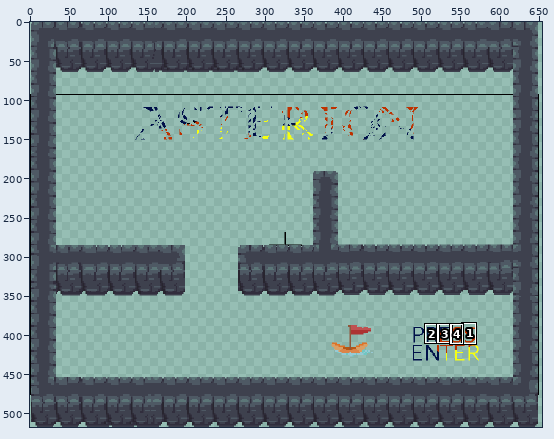
Pixel-art file -- assets/Asterion.aseprite. The first picture is a wide view before the edit; the outline marks the close-up.
Close-up. As it was:
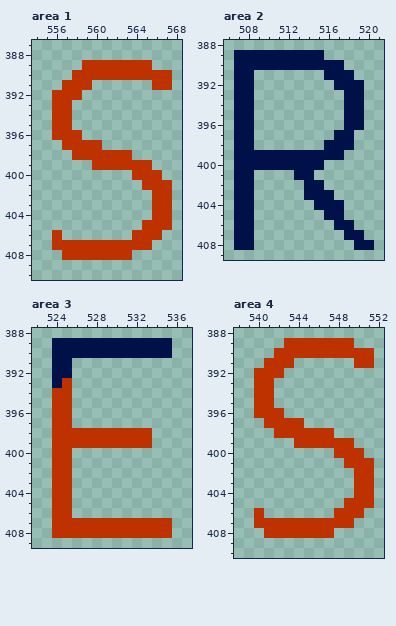
650x517 pixels, 1 frame. Shown: area 1: x 554..568, y 387..410; area 2: x 506..521, y 388..409; area 3: x 522..537, y 388..409; area 4: x 538..552, y 388..410. The old version is drawn lined up with the new one, on the new canvas. The wide view leaves out empty margins. The commit also changed other parts of the picture, which this record leaves out.
And afterwards:
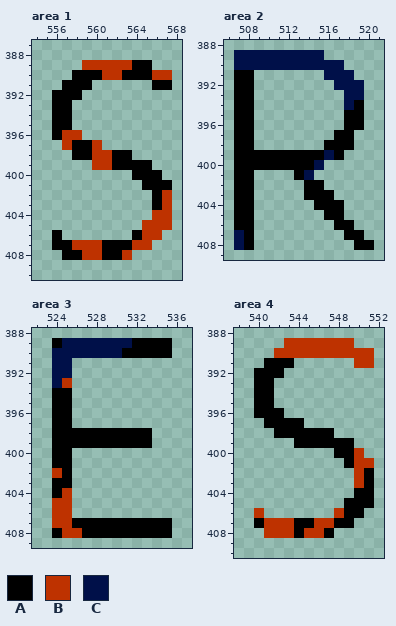
Palette (. is transparent): A #000000  B #be3200  C #001049
The edit:
canvas 650x517 -> 750x517
--- area 1
@@ x 554..568 @@
 388 ...............
-389 .....BBBBBBB...
-390 ....BBBBBBBBBB.
-391 ...BBB......BB.
-392 ..BBB..........
-393 ..BB...........
-394 ..BB...........
-395 ..BB...........
-396 ..BBB..........
-397 ...BBBB........
-398 ....BBBBBB.....
-399 ......BBBBBB...
-400 ..........BBB..
-401 ...........BBB.
-402 ............BB.
-403 ............BB.
+389 .....BBBBBAA...
+390 ....AAABBAAABB.
+391 ...AAA......AA.
+392 ..AAA..........
+393 ..AA...........
+394 ..AA...........
+395 ..AA...........
+396 ..ABB..........
+397 ...BAAB........
+398 ....AABBAA.....
+399 ......BBAAAA...
+400 ..........AAA..
+401 ...........AAA.
+402 ............AB.
+403 ............AB.
 404 ............BB.
 405 ...........BBB.
-406 ..B.......BBB..
-407 ..BBBBBBBBBB...
-408 ...BBBBBBB.....
+406 ..A.......ABB..
+407 ..AABBBAAABB...
+408 ...AABBAAB.....
 409 ...............
--- area 2
@@ x 506..521 @@
 390 .CCCCCCCCCCC....
-391 .CC.......CCC...
-392 .CC........CCC..
-393 .CC.........CC..
-394 .CC.........CC..
-395 .CC.........CC..
-396 .CC.........CC..
-397 .CC........CC...
-398 .CC.......CCC...
-399 .CCCCCCCCCCC....
-400 .CCCCCCCCC......
-401 .CC....CC.......
-402 .CC.....CC......
-403 .CC.....CCC.....
-404 .CC......CCC....
-405 .CC.......CC....
-406 .CC........CC...
-407 .CC.........CC..
-408 .CC..........CC.
+391 .AA.......CCC...
+392 .AA........CCC..
+393 .AA.........CC..
+394 .AA.........CA..
+395 .AA.........AA..
+396 .AA.........AA..
+397 .AA........AA...
+398 .AA.......AAA...
+399 .AAAAAAAAACA....
+400 .AAAAAAAAC......
+401 .AA....AC.......
+402 .AA.....AA......
+403 .AA.....AAA.....
+404 .AA......AAA....
+405 .AA.......AA....
+406 .AA........AA...
+407 .CA.........AA..
+408 .CA..........AA.
 409 ................
--- area 3
@@ x 522..537 @@
 388 ................
-389 ..CCCCCCCCCCCC..
-390 ..CCCCCCCCCCCC..
+389 ..ACCCCCCCAAAA..
+390 ..CCCCCCCAAAAA..
 391 ..CC............
@@ x 522..537 @@
 393 ..CB............
-394 ..BB............
-395 ..BB............
-396 ..BB............
-397 ..BB............
-398 ..BBBBBBBBBB....
-399 ..BBBBBBBBBB....
-400 ..BB............
-401 ..BB............
-402 ..BB............
-403 ..BB............
-404 ..BB............
+394 ..AA............
+395 ..AA............
+396 ..AA............
+397 ..AA............
+398 ..AAAAAAAAAA....
+399 ..AAAAAAAAAA....
+400 ..AA............
+401 ..AA............
+402 ..BA............
+403 ..AA............
+404 ..AB............
 405 ..BB............
 406 ..BB............
-407 ..BBBBBBBBBBBB..
-408 ..BBBBBBBBBBBB..
+407 ..BBAAAAAAAAAA..
+408 ..ABBAAAAAAAAA..
 409 ................
--- area 4
@@ x 538..552 @@
 390 ....BBBBBBBBBB.
-391 ...BBB......BB.
-392 ..BBB..........
-393 ..BB...........
-394 ..BB...........
-395 ..BB...........
-396 ..BBB..........
-397 ...BBBB........
-398 ....BBBBBB.....
-399 ......BBBBBB...
-400 ..........BBB..
-401 ...........BBB.
-402 ............BB.
-403 ............BB.
-404 ............BB.
-405 ...........BBB.
-406 ..B.......BBB..
-407 ..BBBBBBBBBB...
-408 ...BBBBBBB.....
+391 ...AAA......BB.
+392 ..AAA..........
+393 ..AA...........
+394 ..AA...........
+395 ..AA...........
+396 ..AAA..........
+397 ...AAAA........
+398 ....AAAAAA.....
+399 ......AAAAAA...
+400 ..........AAB..
+401 ...........ABB.
+402 ............BA.
+403 ............BA.
+404 ............AA.
+405 ...........AAA.
+406 ..B.......BAA..
+407 ..ABBBAABBAA...
+408 ...BBBABBA.....
 409 ...............
Where, in picture pixels (left, top, right, bottom), the same in both close-ups:
changed: (52, 60, 172, 260)
changed: (234, 70, 374, 250)
changed: (52, 338, 62, 348)
changed: (122, 338, 172, 358)
changed: (52, 388, 172, 538)
changed: (254, 358, 374, 538)
